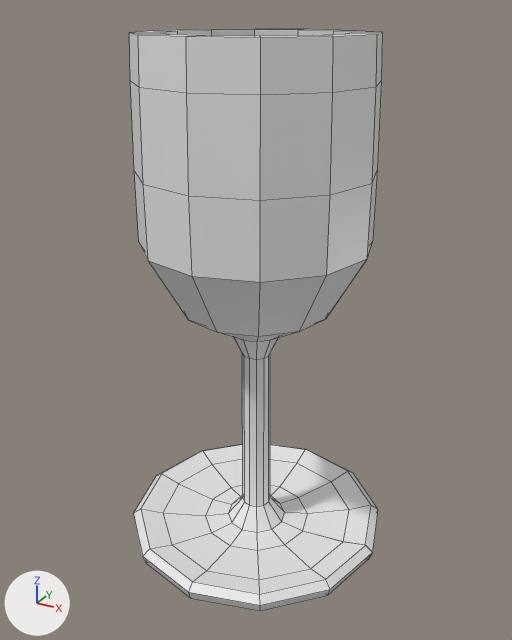
The Blender file Verre.blend: old version first, new version second.
Camera for both pictures: a 50 mm lens placed at (8.75, -15.93, 15.2), pointed at (0.01, -0.04, 7.25). Arrows for +X, +Y and +Z are at lower left; the lights stay in place. Mesh edges are drawn as thin lines.
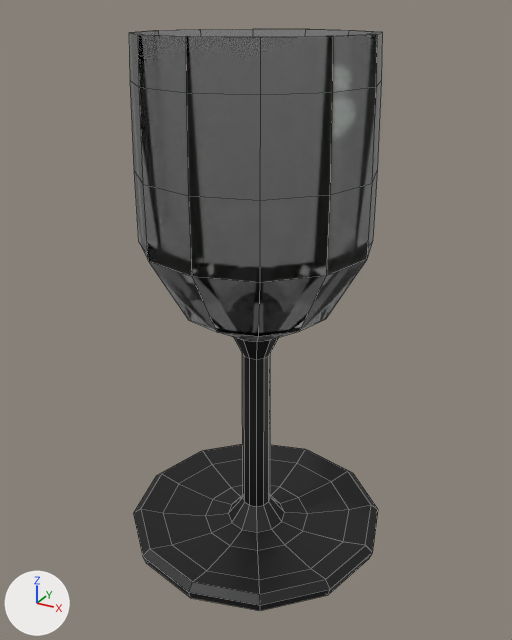
Location of each change, (x1, y1, x2, y2) in pixels of the pictures (512 x 640 px):
part 1 of me_cube, recoloured (white to black)
    both: (134, 337, 378, 611)
part 2 of me_cube, recoloured
    both: (129, 32, 383, 342)

What changed in the scene script:
```text
Add mat_material_003:
    mat_material_003 = bpy.data.materials.new('Material.003')
    mat_material_003.use_nodes = True; mat_material_003.node_tree.nodes.clear()
    _N = mat_material_003.node_tree.nodes; _L = mat_material_003.node_tree.links
    n0 = _N.new('ShaderNodeOutputMaterial'); n0.name = 'Material Output'
    n1 = _N.new('ShaderNodeBsdfGlass'); n1.name = 'Glass BSDF'
    n1.distribution = 'GGX'
    n1.inputs[0].default_value = (0.8, 0.8, 0.8, 1.0)  # 'Color', white #e7e7e7
    n1.inputs[2].default_value = 0.65  # 'IOR'
    _L.new(n1.outputs[0], n0.inputs[0])  # 'BSDF' to 'Surface'
Add mat_material_002:
    mat_material_002 = principled_material('Material.002')
    mat_material_002.base_color = (0.00424, 0.00424, 0.00424)  # black #0e0e0e
Change me_cube:
    where me_cube.from_pydata(...)  # 284 vertices, 252 faces; spans x -3.87..3.87, y -3.87..3.87, z 0.0..14.67
    used by ob_cube; location = (0.0, 0.0, 0.0)
    me_cube part 1: all 132 faces centred in x -3.57..3.57, y -3.57..3.57, z 0.07..6.56 switch from mat_material (white #e7e7e7) to mat_material_002 (black #0e0e0e)
    me_cube part 2: all 120 faces centred in x -2.91..2.91, y -2.91..2.91, z 7.31..14.67 switch from mat_material (white #e7e7e7) to mat_material_003
```
